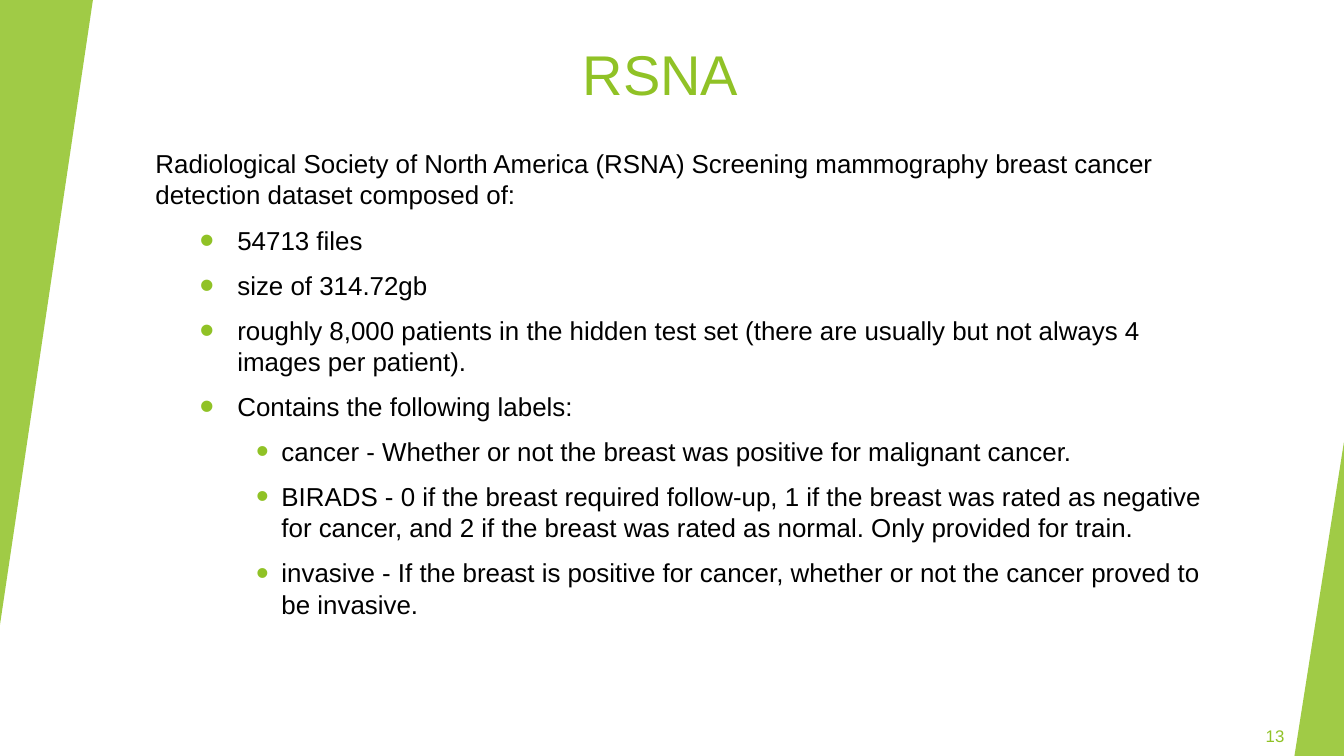
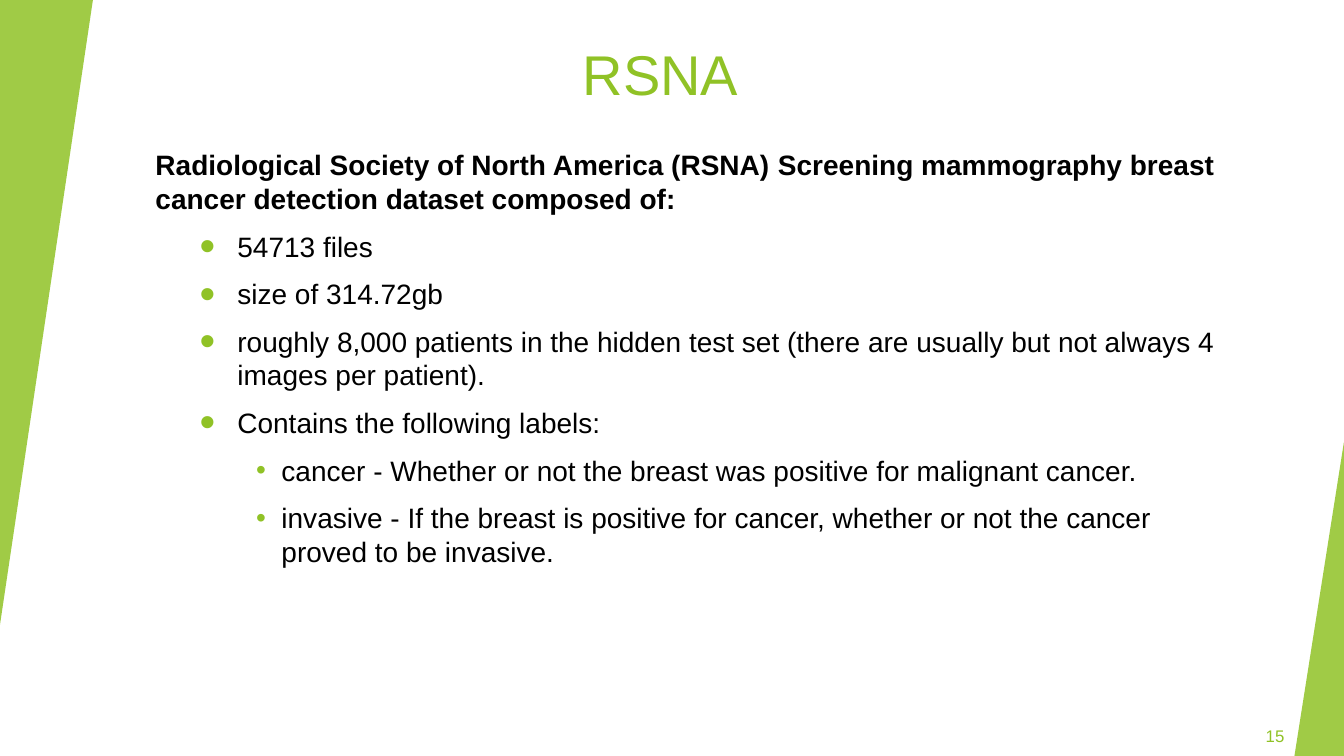
Before and after one commit to Shenhav26/Final_project, a slide deck: slide 15 of capstone project phase A.pptx (slide 13 before the commit). Drawn at 1344x756 pixels with LibreOffice and Linux fonts; fonts in the diff are those of the drawing. Boxes give left, top, right and bottom in pixels: in the first picture for what was removed or moved away, otherwise in the second. Text is boxed around its words. In the diff, an @@ line names an element or a change of style, - is before the commit and + after.

```diff
--- a/capstone project phase A.pptx
+++ b/capstone project phase A.pptx
@@ text "Radiological Society of North America ..." at (155, 154, 1214, 567): size 18.5 to 20 pt; bold on in "Radiological Society of North America (RSNA) Screening ..." @@
@@ text at (281, 487, 1201, 543): paragraph removed @@
-    • BIRADS - 0 if the breast required follow-up, 1 if the breast was rated as negative for cancer, and 2 if the breast was rated as normal. Only provided for train.
@@ page number at (1266, 730, 1285, 742): text changed @@
-13
+15
```
Also in this commit, not shown: 11 other slides changed, 3 slides added.
